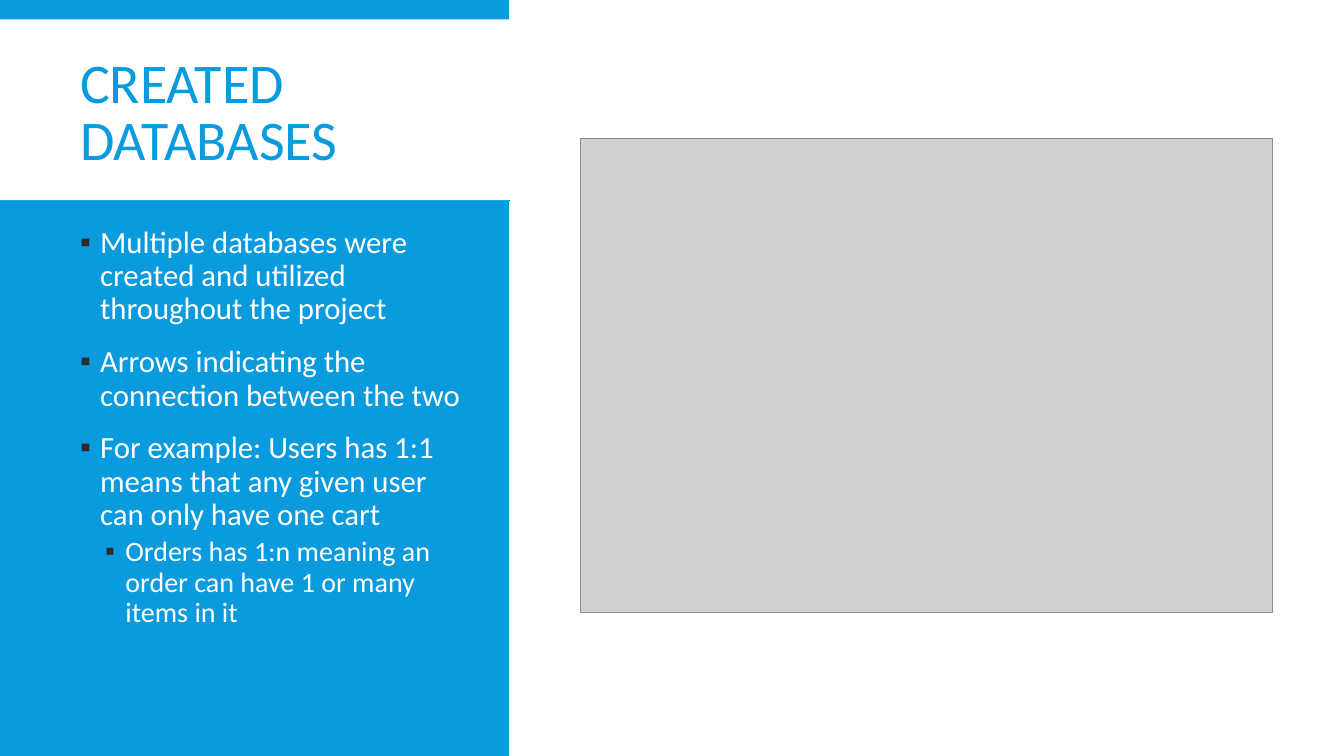
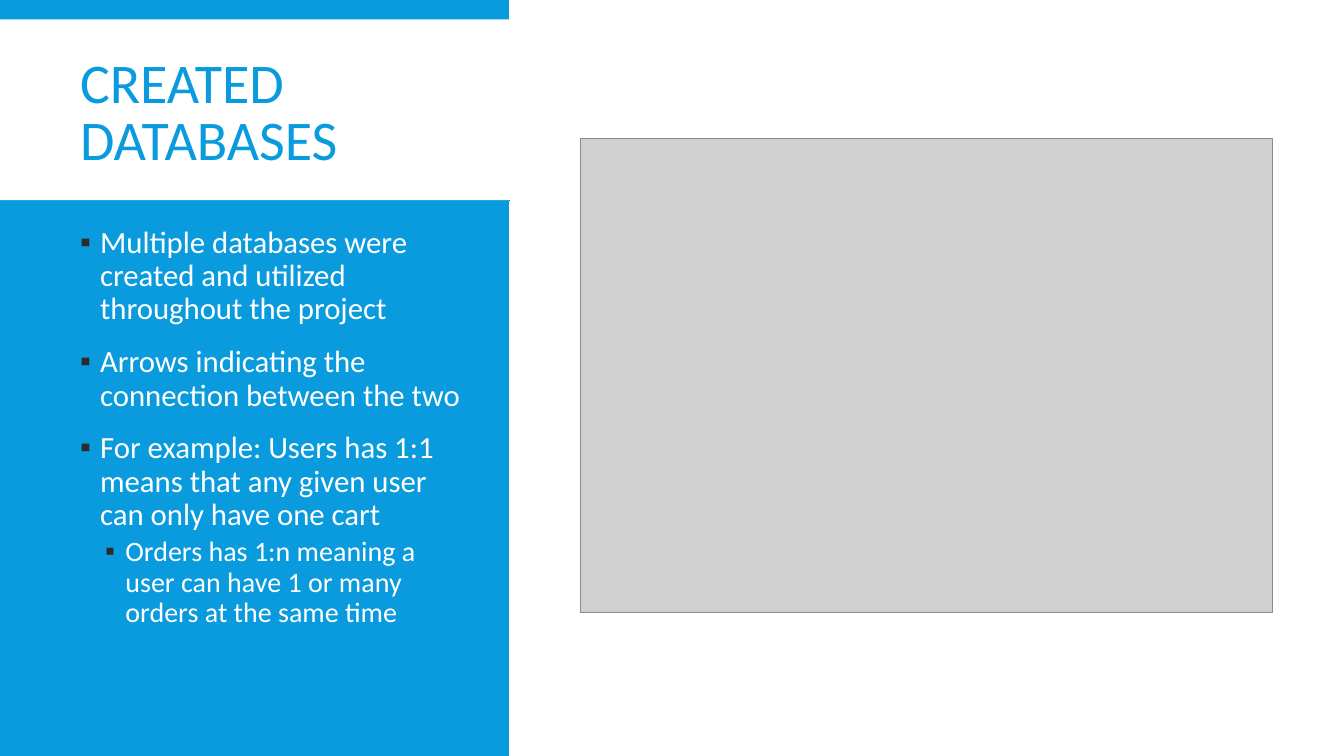
Before and after one commit to WebProgrammingTeam3/Project-4, a slide deck: slide 11 of Project04.pptx. Drawn at 1344x756 pixels with LibreOffice and Linux fonts; fonts in the diff are those of the drawing; grey boxes stand for pictures. Boxes give left, top, right and bottom in pixels: in the first picture for what was removed or moved away, otherwise in the second. Text is boxed around its words. In the diff, an @@ line names an element or a change of style, - is before the commit and + after.

```diff
--- a/Project04.pptx
+++ b/Project04.pptx
@@ text at [125, 541, 415, 623]: text changed @@
-  ▪ Orders has 1:n meaning an order can have 1 or many items in it
+  ▪ Orders has 1:n meaning a user can have 1 or many orders at the same time
```
Also in this commit, not shown: 1 other slide changed.
